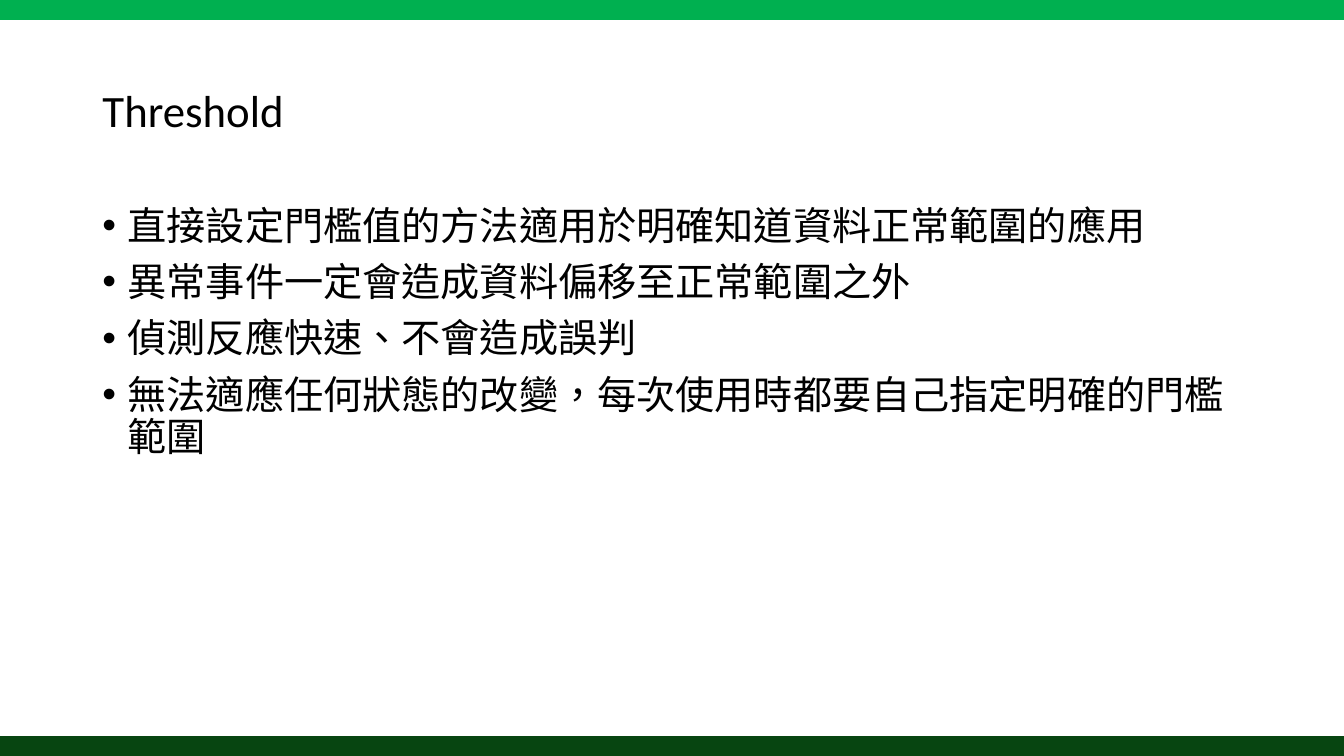
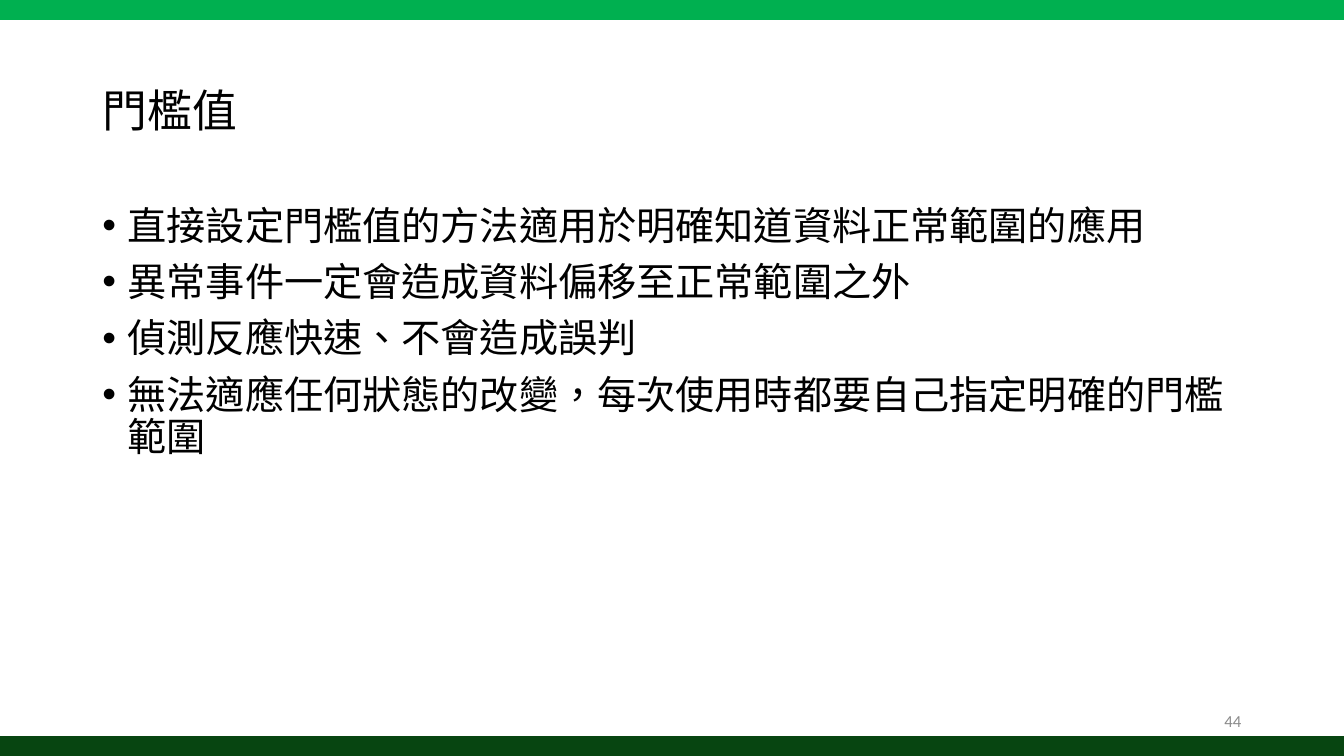
Before and after one commit to tedrong/Paper, a slide deck: slide 44 of Anomaly Detection and Event Alert System for IOT Integrated Management Platform.pptx. Drawn at 1344x756 pixels with LibreOffice and Linux fonts; fonts in the diff are those of the drawing. Boxes give left, top, right and bottom in pixels: in the first picture for what was removed or moved away, otherwise in the second. Text is boxed around its words. In the diff, an @@ line names an element or a change of style, - is before the commit and + after.

```diff
--- a/Anomaly Detection and Event Alert System for IOT Integrated Management Platform.pptx
+++ b/Anomaly Detection and Event Alert System for IOT Integrated Management Platform.pptx
@@ title at (102,89,236,131): text changed; font Calibri to Noto Sans CJK SC @@
-Threshold
+門檻值
@@ page number added at (1224,716,1241,727), 12 pt, text #8C8C8C @@
+44
```
Also in this commit, not shown: 48 other slides changed.
